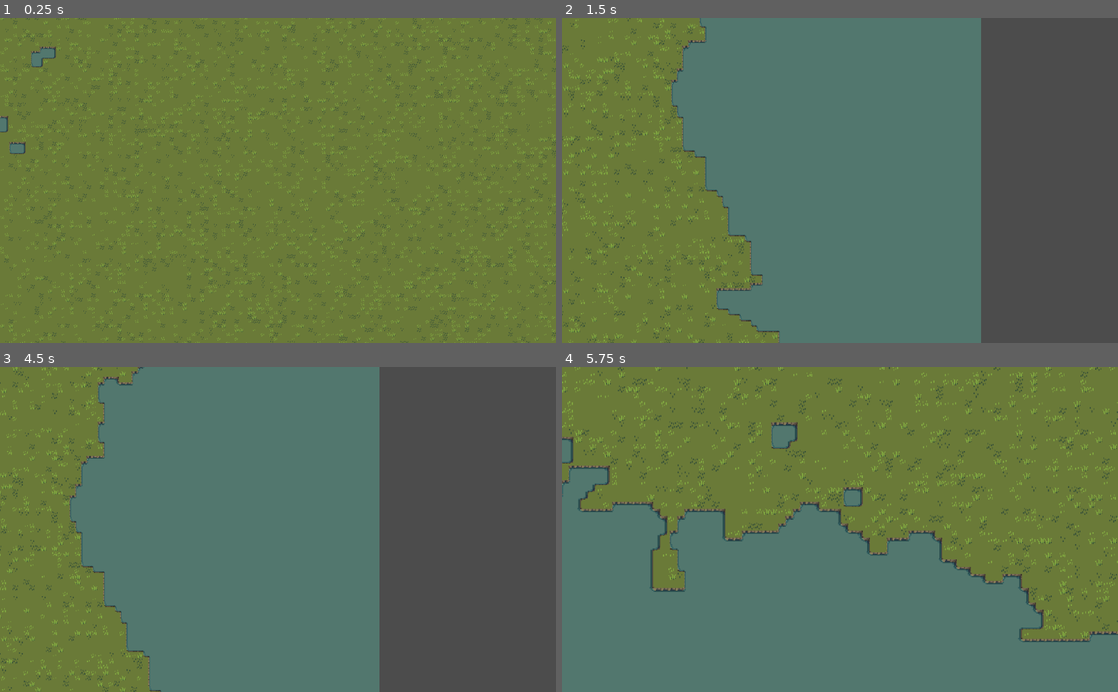
Above: before the commit, frames 1-4 (two rows, left to right).
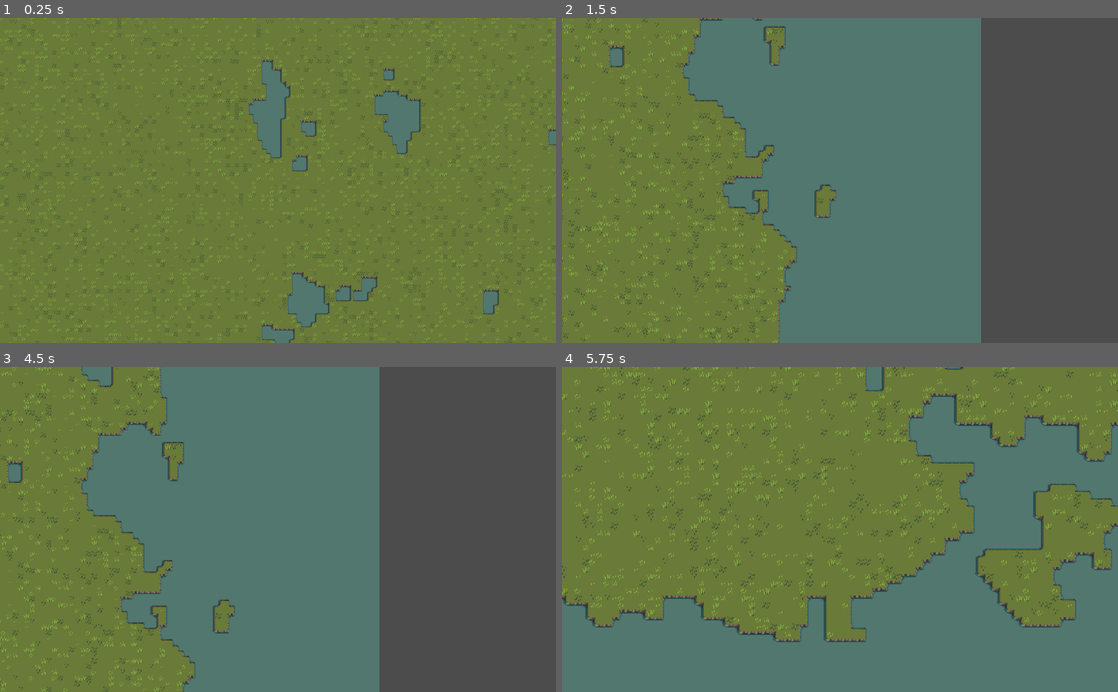
Above: after the commit, the same moments.

Repository: Icbitic/EndlessWarfare
Game: Godot game, scene res://Main.tscn
Two runs of this game, one before a commit and one after it. Both use one fixed random seed, a clock stepped at 60 frames per second and the inputs below. The engine's default icon, where the game draws it, is replaced by a stand-in: a white triangle on a blue panel in a dark square.
Inputs (mouse positions are in pixels of both pictures, inside the frame that each line leads up to):
- Up to frame 1 (0.25 s): no input
- Up to frame 2 (1.5 s): tap Enter at 0.5 s; move the mouse to (962, 164) at 0.52 s; hold Right (ui_right) 0.53-1.28 s; tap Mouse wheel up (zoom_in) at 0.6 s; move the mouse to (728, 196) at 1.27 s; hold Down (ui_down) from 1.28 s (still down); tap Mouse wheel down (zoom_out) at 1.35 s
- Up to frame 3 (4.5 s): move the mouse to (333, 458) at 2.02 s; release Down (ui_down) at 2.03 s; hold Right (ui_right) 2.03-2.78 s; tap Mouse wheel up (zoom_in) at 2.1, 3.6 s; move the mouse to (250, 594) at 2.77 s; hold Up (ui_up) 2.78-3.53 s; tap Mouse wheel down (zoom_out) at 2.85, 4.35 s; tap Space at 3.5 s; move the mouse to (444, 578) at 3.52 s; hold Left (ui_left) from 3.53 s (still down); move the mouse to (111, 480) at 4.27 s
- Up to frame 4 (5.75 s): move the mouse to (867, 529) at 5.02 s; release Left (ui_left) at 5.03 s; hold Down (ui_down) from 5.03 s (still down); tap Mouse wheel up (zoom_in) at 5.1 s

The runs differ from the first frame. In frame 1, 12% of the frame differs, in the area x 0-100%, y 0-100%; in frame 2, 10%; in frame 3, 9.8%; in frame 4, 38%, in the area x 0-100%, y 0-85%.

Commit message:
Emergency bug fix of post processing.
Remove the bug occurred in the #e078f8d commit.

Diff:
--- a/game_world/Map.gd
+++ b/game_world/Map.gd
@@ -94,8 +94,8 @@
 
 func _generate():
 	# The random_seed is required to keep sync of all the chunks' random seed
-	randomize()
-	var random_seed = randi()
+	#randomize()
+	var random_seed = 1#randi()
 
 	LogRecorder.record("Starting generating the world.")
 	var initial_time = OS.get_ticks_msec()
@@ -138,9 +138,9 @@
 	# reduce by 0.686s per 65535 cells on my laptop.
 	var _map_cache = []
 	_map_cache.resize(MAP_SIZE)
-	var _column_cache = []
-	_column_cache.resize(MAP_SIZE)
 	for i in range(MAP_SIZE):
+		var _column_cache = []
+		_column_cache.resize(MAP_SIZE)
 		_map_cache[i] = _column_cache
 
 	for i in range(MAP_SIZE):
@@ -160,6 +160,9 @@
 				for m in range(i - 1, i + 2):
 					for n in range(j - 1, j + 2):
 						set_cell(m, n, TERRAIN, LAND)
+
 	var final_time = OS.get_ticks_msec()
-	LogRecorder.record("Finished generating the world, with the time of " + str(((final_time as float) - (initial_time as float)) / 1000) + "s")
+	LogRecorder.record("Finished generating the world, with the time of " +
+			str(((final_time as float) - (initial_time as float)) / 1000) + "s")
+
 	return OK
